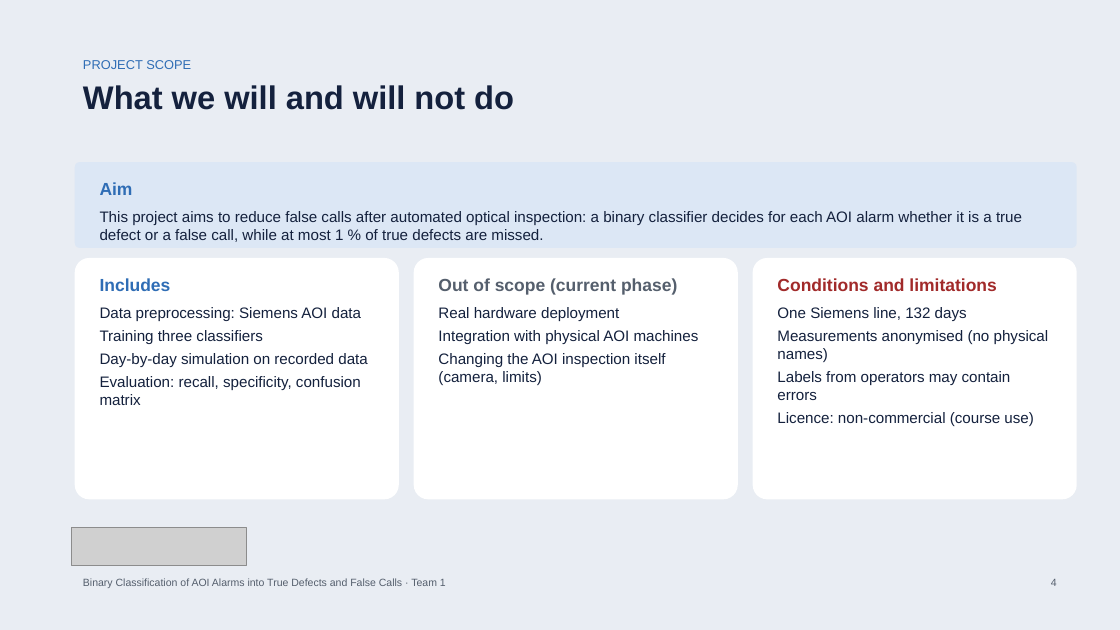
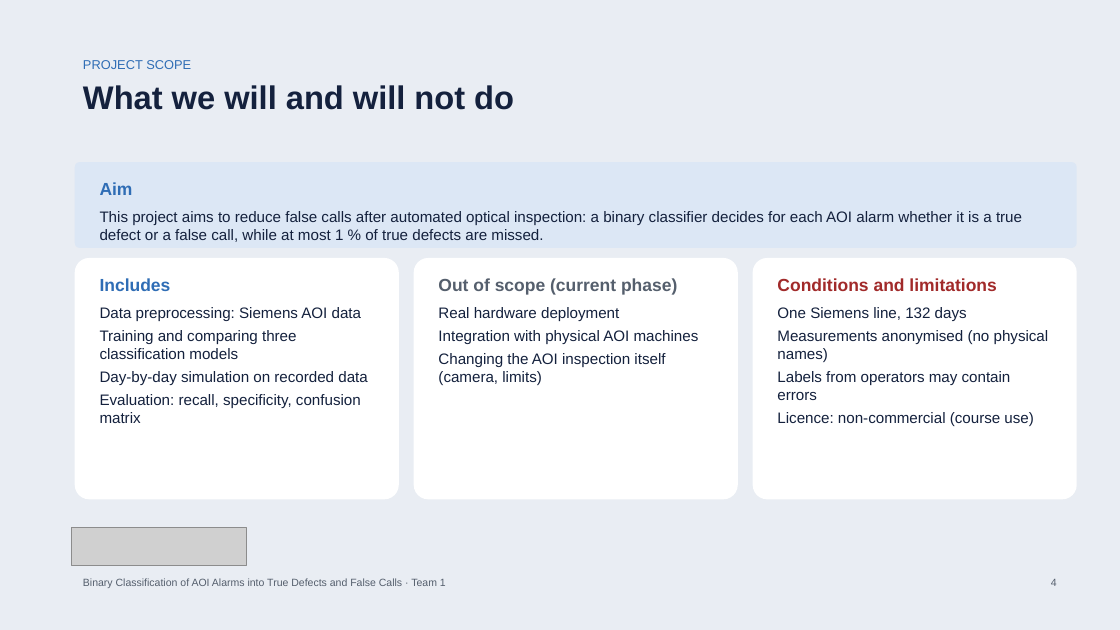
Before and after one commit to bodhi584/aoi-decision-gate, a slide deck: slide 4 of docs/slides_revised_topic.pptx. Drawn at 1120x630 pixels with LibreOffice and Linux fonts; fonts in the diff are those of the drawing; grey boxes stand for pictures. Boxes give left, top, right and bottom in pixels: in the first picture for what was removed or moved away, otherwise in the second. Text is boxed around its words. In the diff, an @@ line names an element or a change of style, - is before the commit and + after.

Commit message:
Data source on the introduction slide; three classification models for one binary task

```diff
--- a/docs/slides_revised_topic.pptx
+++ b/docs/slides_revised_topic.pptx
@@ text at (x1=100, y1=330, x2=297, y2=359): text changed @@
-Training three classifiers
+Training and comparing three classification models
```
Also in this commit, not shown: 5 other slides changed, 3 other files.
